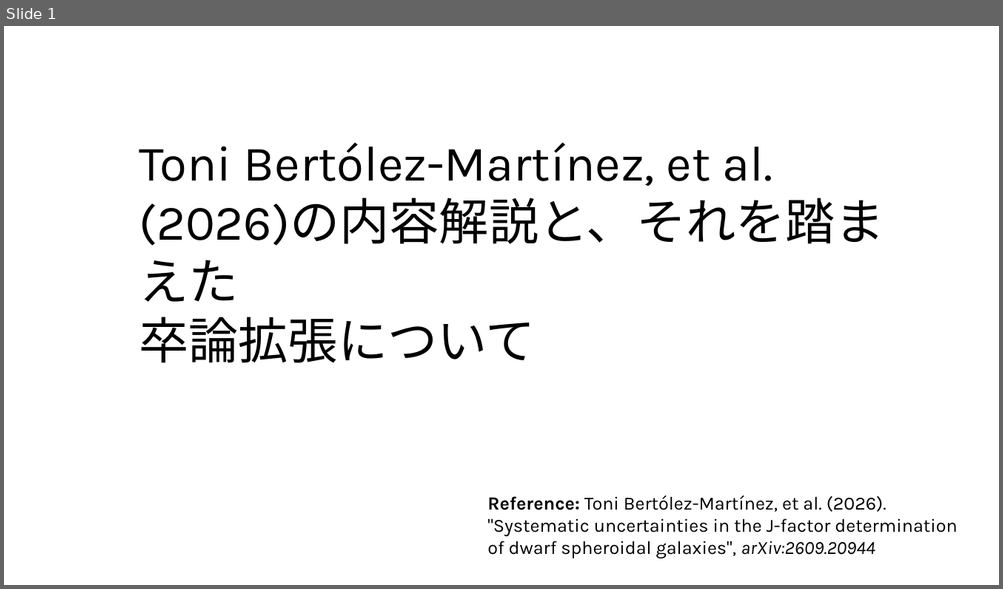
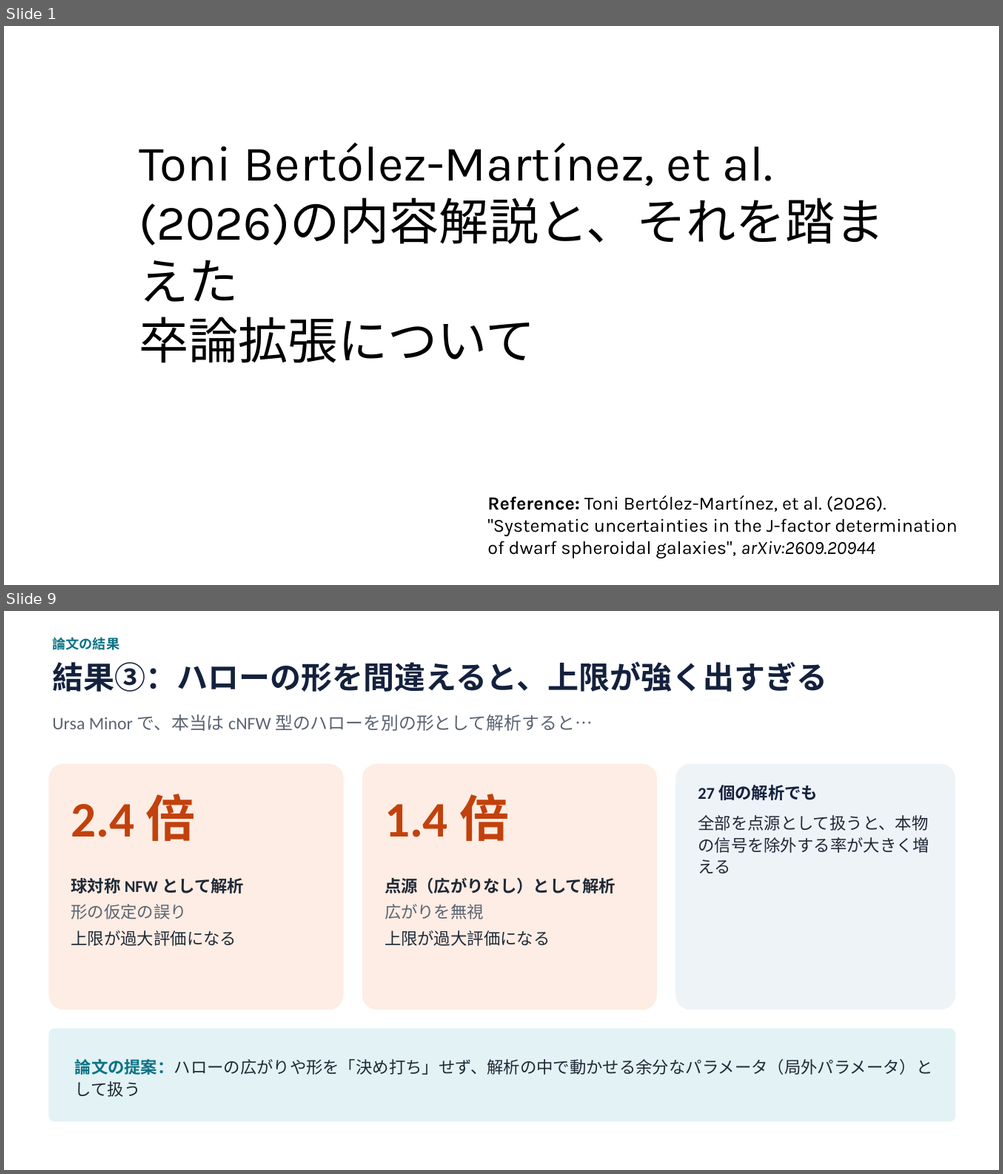
Before and after one commit to Mikann20041029/darkmatter-slides, a slide deck: slides/Toni Bertólez-Martínez, et al. (2026).pptx. Shown one above the other, each under a label of ours: slide 1 before the commit, slides 1 and 9 after it; the slides between them are not shown. The pictures are 1003x589 and 1003x1174 pixels, drawn with LibreOffice and Linux fonts; fonts in the diff are those of the drawing. Boxes give left, top, right and bottom in pixels: in the first picture for what was removed or moved away, otherwise in the second. Text is boxed around its words. In the diff, an @@ line names an element or a change of style, - is before the commit and + after.

```diff
--- a/slides/Toni Bertólez-Martínez, et al. (2026).pptx
+++ b/slides/Toni Bertólez-Martínez, et al. (2026).pptx
@@ slide 9 added at (x1=4, y1=611, x2=999, y2=1170), background #FFFFFF @@
@@ text added at (x1=52, y1=637, x2=119, y2=650), 13 pt, text #0B7285, bold @@
+論文の結果
@@ text added at (x1=52, y1=661, x2=827, y2=692), 30 pt, text #14213D, bold @@
+結果③：ハローの形を間違えると、上限が強く出すぎる
@@ text added at (x1=52, y1=715, x2=592, y2=731), 17 pt, text #5B6472 @@
+Ursa Minor で、本当は cNFW 型のハローを別の形として解析すると…
@@ rounded rectangle added at (x1=48, y1=764, x2=344, y2=1010), fill #FDEDE4 @@
@@ rounded rectangle added at (x1=362, y1=764, x2=657, y2=1010), fill #FDEDE4 @@
@@ rounded rectangle added at (x1=675, y1=764, x2=956, y2=1010), fill #EEF3F8 @@
@@ text added at (x1=697, y1=785, x2=929, y2=874), 16 pt, text #1F2937 @@
+27 個の解析でも
+全部を点源として扱うと、本物の信号を除外する率が大きく増える
@@ text added at (x1=71, y1=794, x2=196, y2=841), 48 pt, text #C2410C, bold @@
+2.4 倍
@@ text added at (x1=384, y1=794, x2=509, y2=841), 48 pt, text #C2410C, bold @@
+1.4 倍
@@ text added at (x1=71, y1=878, x2=244, y2=946), 16 pt, text #1F2937 @@
+球対称 NFW として解析
+形の仮定の誤り
+上限が過大評価になる
@@ text added at (x1=384, y1=878, x2=615, y2=946), 16 pt, text #1F2937 @@
+点源（広がりなし）として解析
+広がりを無視
+上限が過大評価になる
@@ rounded rectangle added at (x1=48, y1=1029, x2=956, y2=1122), fill #E3F2F4 @@
@@ text added at (x1=75, y1=1059, x2=933, y2=1097), 16 pt, text #1F2937 @@
+論文の提案：ハローの広がりや形を「決め打ち」せず、解析の中で動かせる余分なパラメータ（局外パラメータ）として扱う
```
Also in this commit, not shown: 10 other slides added, 3 slides removed.
